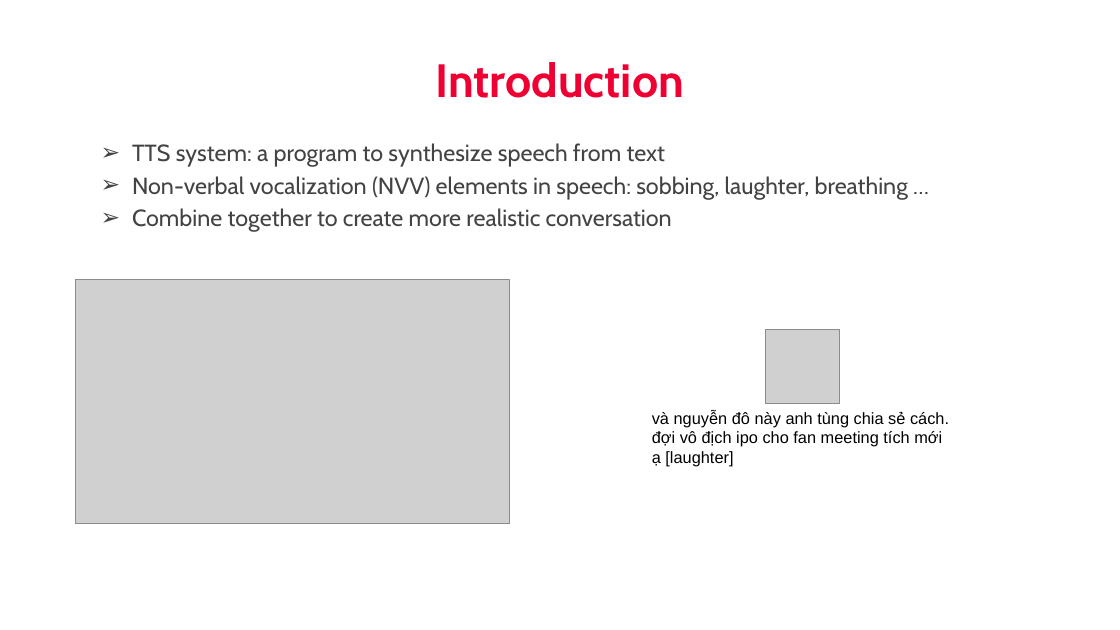
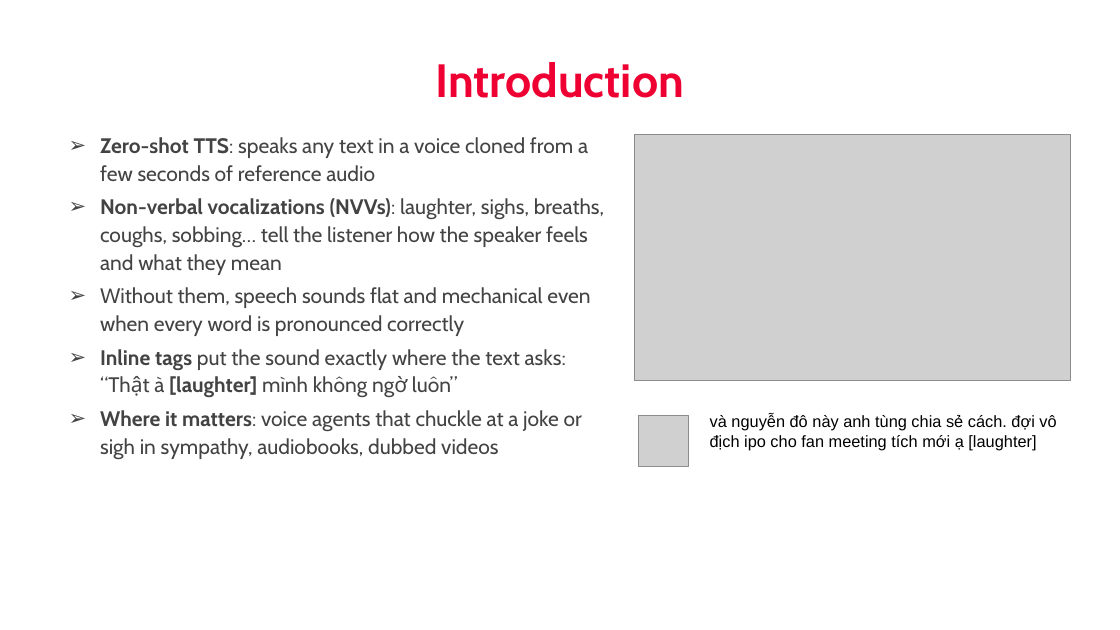
Before and after one commit to nhakanasi/VDT_GD2, a slide deck: slide 3 of Method.pptx. Drawn at 1120x630 pixels with LibreOffice and Linux fonts; fonts in the diff are those of the drawing; grey boxes stand for pictures; background and template pictures are left out. Boxes give left, top, right and bottom in pixels: in the first picture for what was removed or moved away, otherwise in the second. Text is boxed around its words. In the diff, an @@ line names an element or a change of style, - is before the commit and + after.

```diff
--- a/Method.pptx
+++ b/Method.pptx
@@ text at box(100, 137, 604, 460): text changed; size 20 to 18 pt @@
-➢ TTS system: a program to synthesize speech from text
-➢ Non-verbal vocalization (NVV) elements in speech: sobbing, laughter, breathing …
-➢ Combine together to create more realistic conversation
+➢ Zero-shot TTS: speaks any text in a voice cloned from a few seconds of reference audio
+➢ Non-verbal vocalizations (NVVs): laughter, sighs, breaths, coughs, sobbing… tell the listener how the speaker feels and what they mean
+➢ Without them, speech sounds flat and mechanical even when every word is pronounced correctly
+➢ Inline tags put the sound exactly where the text asks: “Thật à [laughter] mình không ngờ luôn”
+➢ Where it matters: voice agents that chuckle at a joke or sigh in sympathy, audiobooks, dubbed videos
@@ picture: place and size @@
-picture at box(76, 280, 510, 524)
+picture at box(634, 134, 1071, 381)
@@ picture: place and size @@
-picture at box(765, 329, 840, 404)
+picture at box(639, 416, 689, 466)
@@ text "và nguyễn đô này anh ..." rewrapped from box(652, 411, 949, 467) to box(710, 414, 1056, 451) @@
```
Also in this commit, not shown: 23 other slides changed, 1 slide added, 1 slide removed, 8 other files.
